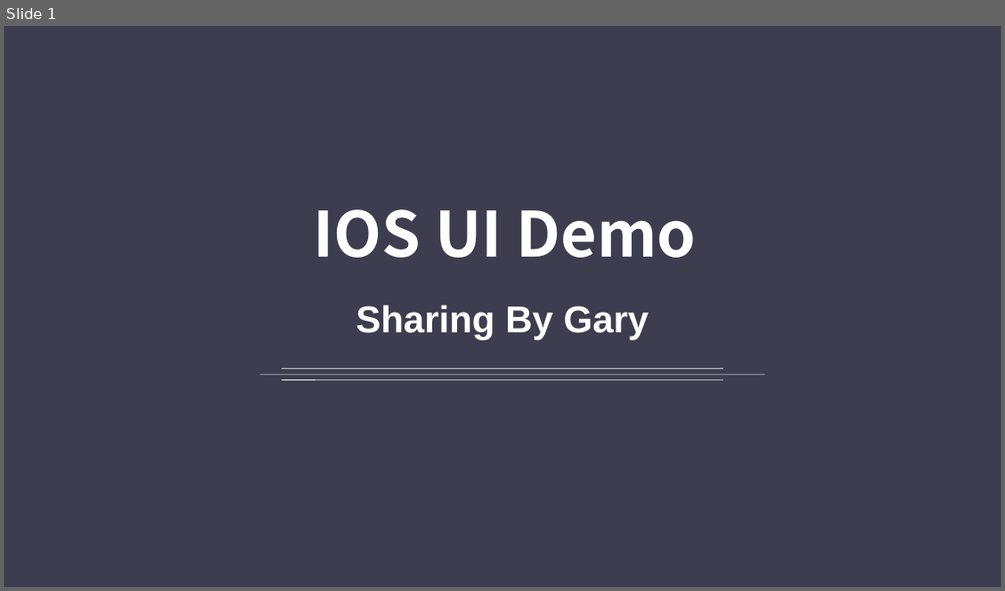
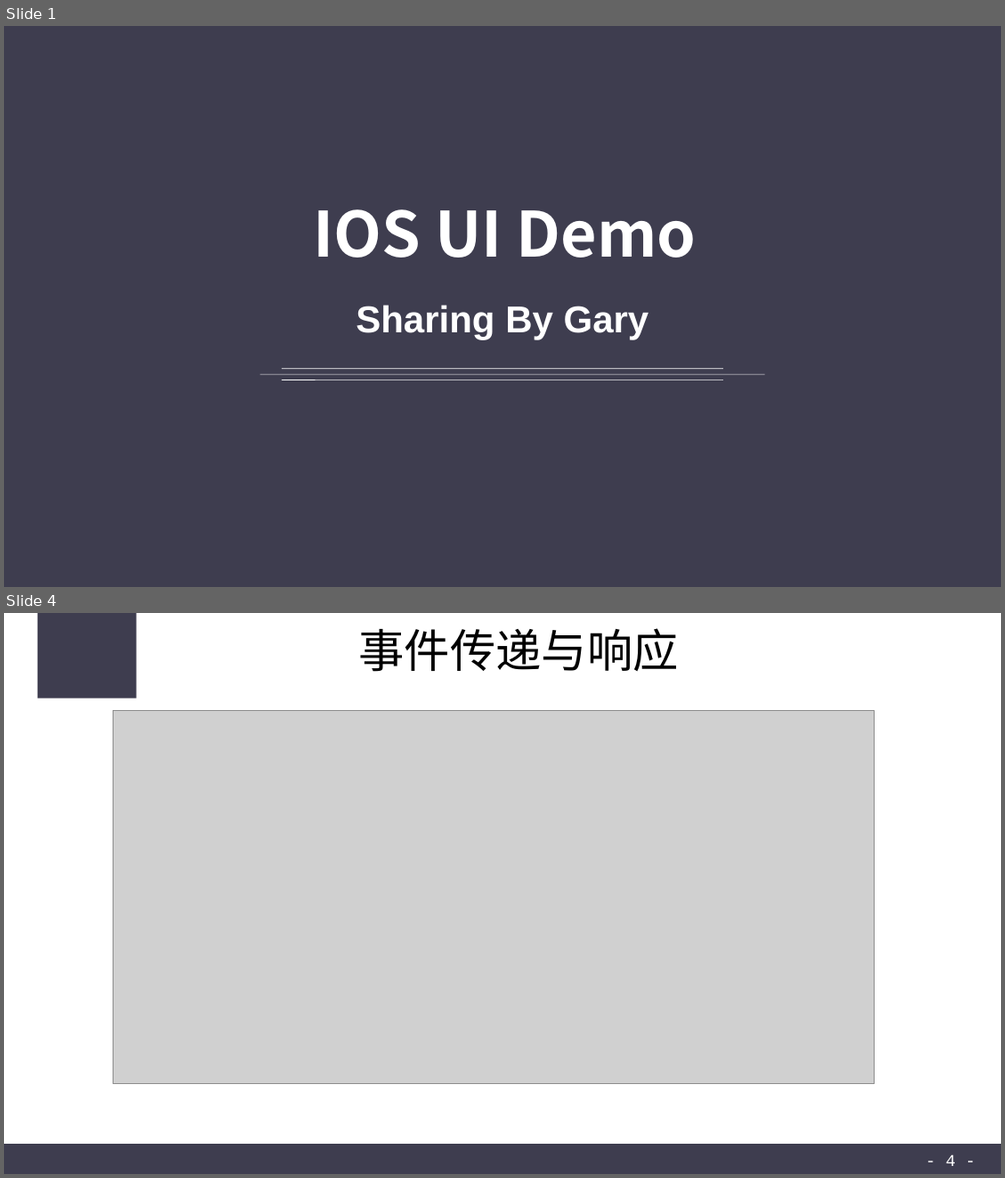
Before and after one commit to CODEJY/IOSProjects, a slide deck: Sharing3.ppt. Shown one above the other, each under a label of ours: slide 1 before the commit, slides 1 and 4 after it; the slides between them are not shown. The pictures are 1005x591 and 1005x1178 pixels, drawn with LibreOffice and Linux fonts; fonts in the diff are those of the drawing; grey boxes stand for pictures. Boxes give left, top, right and bottom in pixels: in the first picture for what was removed or moved away, otherwise in the second. Text is boxed around its words. In the diff, an @@ line names an element or a change of style, - is before the commit and + after.

```diff
--- a/Sharing3.ppt
+++ b/Sharing3.ppt
@@ slide 4 added at (x1=4, y1=613, x2=1001, y2=1174), background #FFFFFF @@
@@ rectangle added at (x1=38, y1=613, x2=137, y2=698), fill #3E3D4F @@
@@ title added at (x1=358, y1=628, x2=678, y2=672), 44 pt, text #000000 @@
+事件传递与响应
@@ picture added at (x1=113, y1=711, x2=874, y2=1084) @@
@@ rectangle added at (x1=4, y1=1143, x2=1000, y2=1174), fill #3E3D4F @@
@@ page number added at (x1=946, y1=1154, x2=955, y2=1166), 16 pt, text #FFFFFF @@
+- 4 -
```
Also in this commit, not shown: 2 slides changed, 2 other slides added, 3 slides removed, 23 other files.
